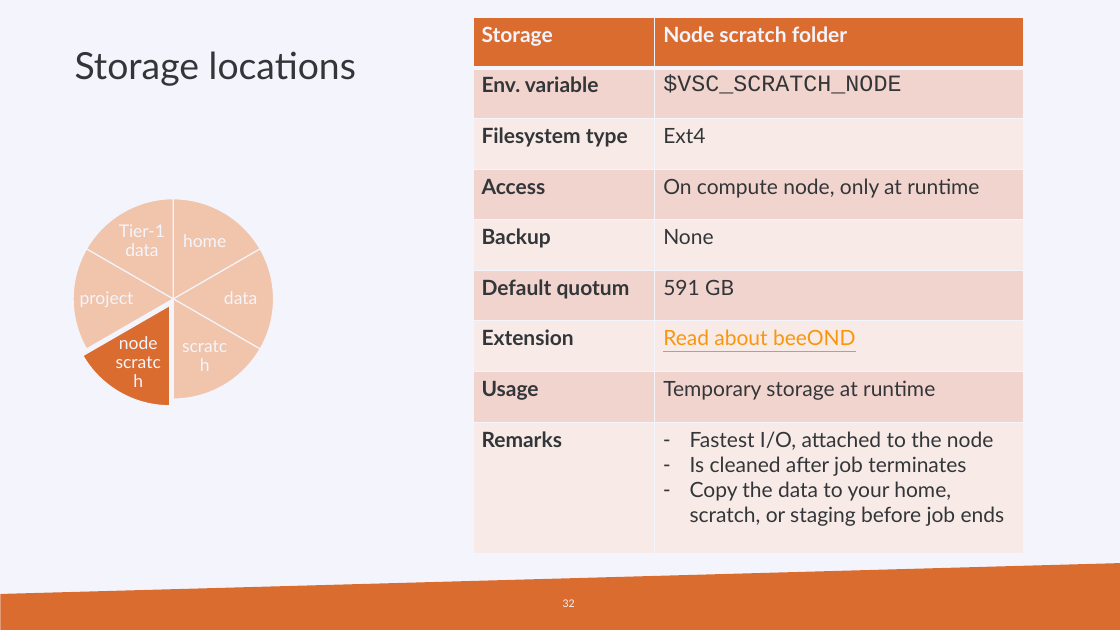
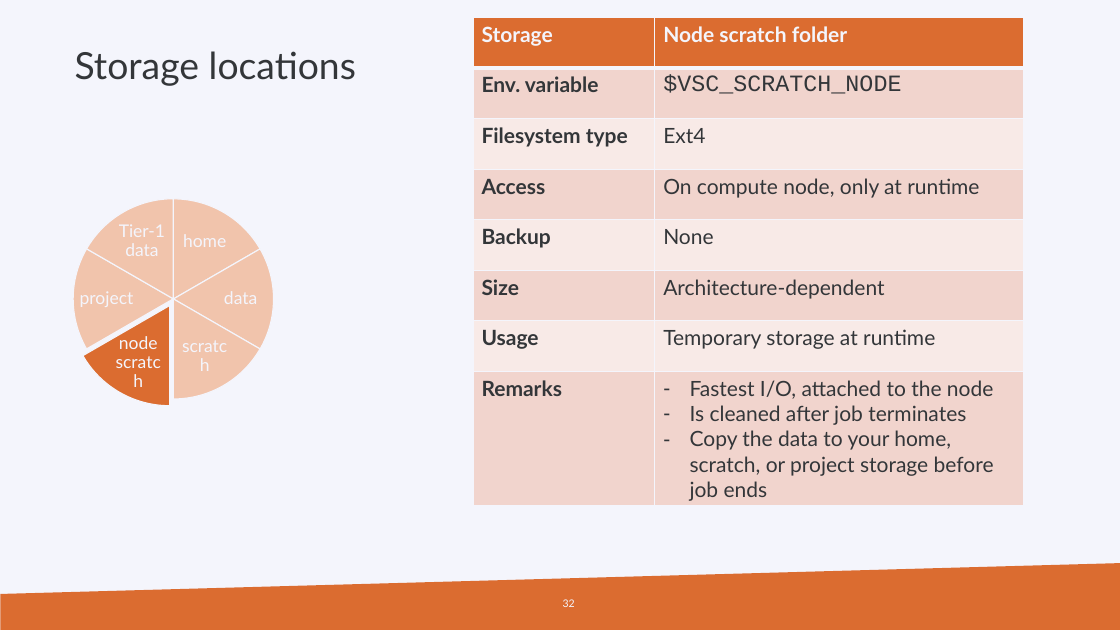
Before and after one commit to hpcleuven/HPC-intro, a slide deck: slide 32 of HPCintro.pptx. Drawn at 1120x630 pixels with LibreOffice and Linux fonts; fonts in the diff are those of the drawing; background and template pictures are left out. Boxes give left, top, right and bottom in pixels: in the first picture for what was removed or moved away, otherwise in the second. Text is boxed around its words. In the diff, an @@ line names an element or a change of style, - is before the commit and + after.

```diff
--- a/HPCintro.pptx
+++ b/HPCintro.pptx
@@ table at [473, 18, 1023, 505] @@
-row 6: Default quotum | 591 GB
-row 7: Extension | Read about beeOND
+row 6: Size | Architecture-dependent
-row 8, column 2: Fastest I/O, attached to the node / Is cleaned after job terminates / Copy the data to your home, scratch, or staging before job ends
+row 8, column 2: Fastest I/O, attached to the node / Is cleaned after job terminates / Copy the data to your home, scratch, or project storage before job ends
```
Also in this commit, not shown: 14 other slides changed, 1 slide added, 2 slides removed.
